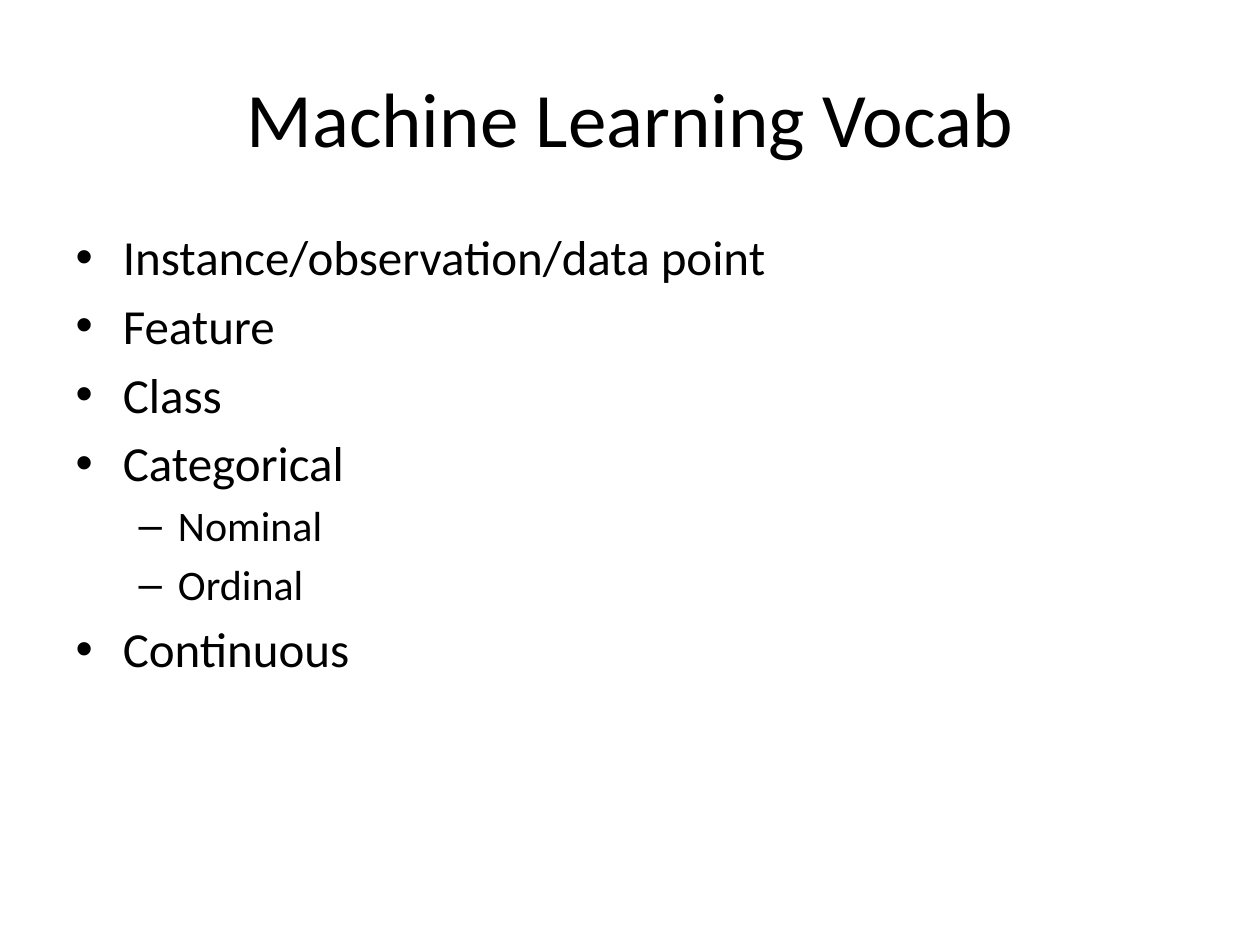
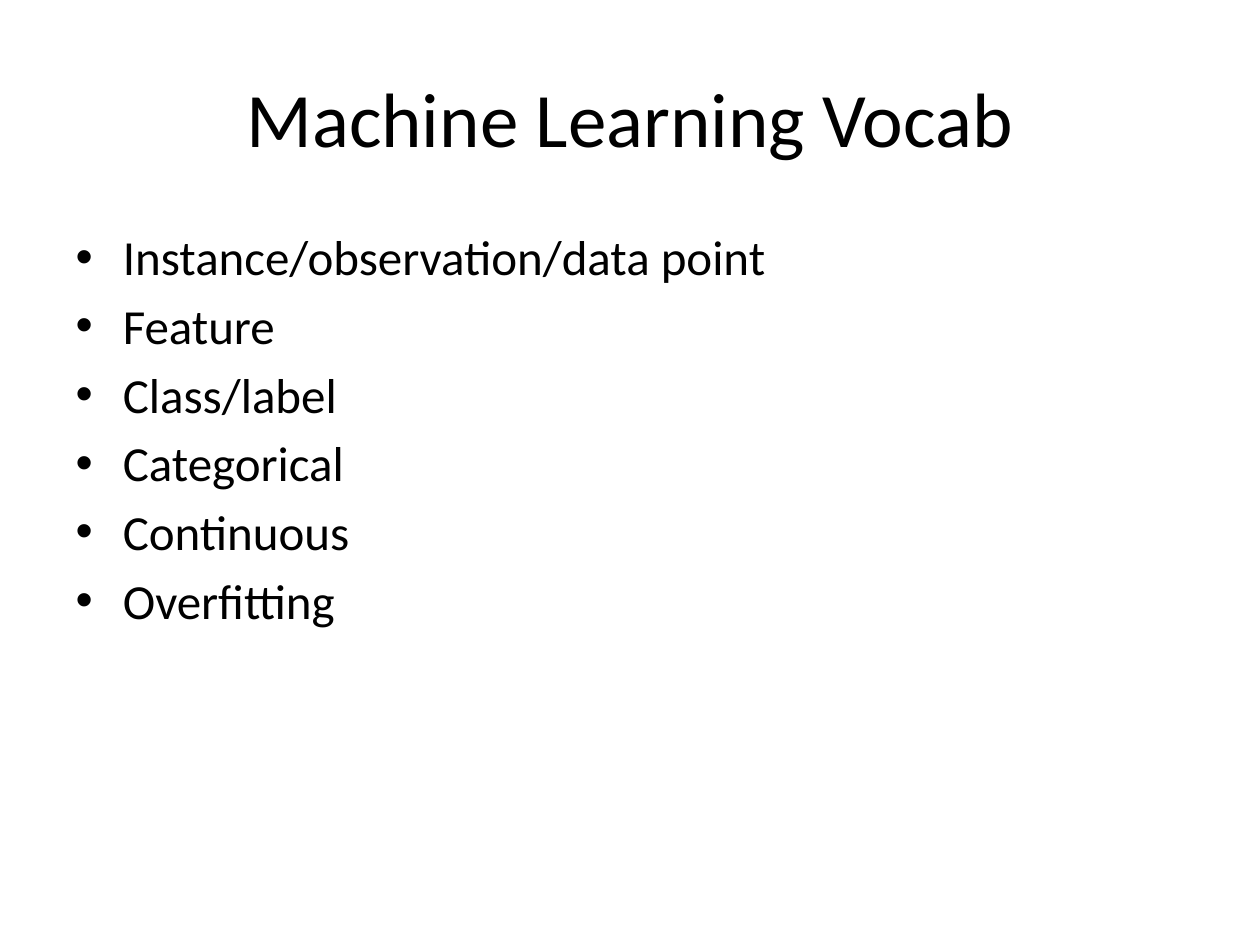
Before and after one commit to kalyanar/machine-learning-video, a slide deck: slide 8 of slides/1_intro.pptx. Drawn at 1260x945 pixels with LibreOffice and Linux fonts; fonts in the diff are those of the drawing. Boxes give left, top, right and bottom in pixels: in the first picture for what was removed or moved away, otherwise in the second. Text is boxed around its words. In the diff, an @@ line names an element or a change of style, - is before the commit and + after.

```diff
--- a/slides/1_intro.pptx
+++ b/slides/1_intro.pptx
@@ text at <box>123,379,337,415</box>: text changed @@
-• Class
+• Class/label
@@ text at <box>178,511,322,601</box>: paragraphs removed @@
-  – Nominal
-  – Ordinal
@@ text at <box>123,585,335,628</box>: paragraph added @@
+• Overfitting
```
Also in this commit, not shown: 1 other slide changed, 15 other files.
